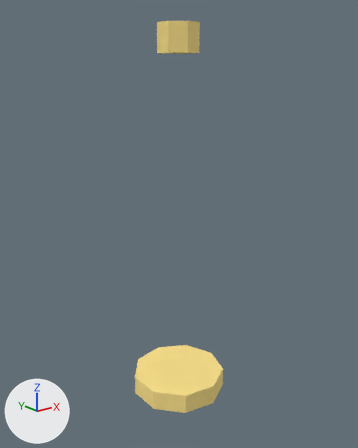
Before and after pictures for a commit that changed the OBJ model models/custom_broom_laco_golden.obj.
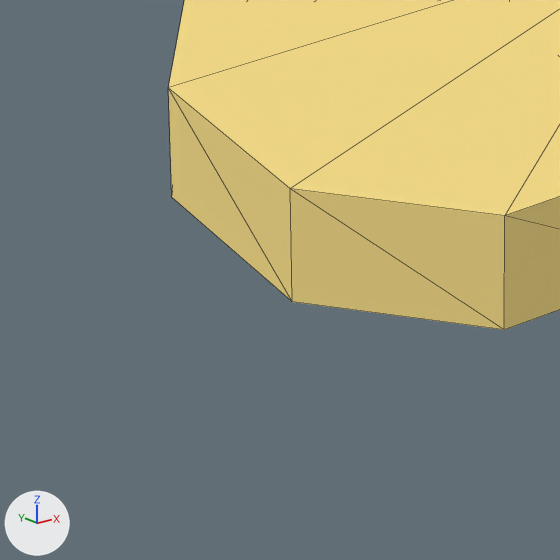
Old and new are each drawn whole from a 50 mm camera at (-1.147, -1.438, 1.748) aimed at (0.015, 0.014, 1.167) and again close up on the part from 31% to 54% of the width and 81% to 100% of the height. Every picture has the same lights, and +X, +Y and +Z are marked at lower left. The last two pictures show the newer version. The close-ups show mesh edges as thin lines. Where no turn or scale is listed for an object, it has been applied to the vertices.

In view in the first close-up: 'custom_broom_laco_golden'.
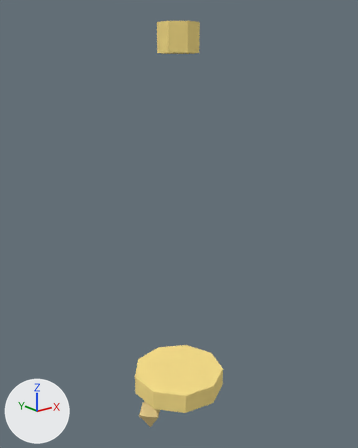
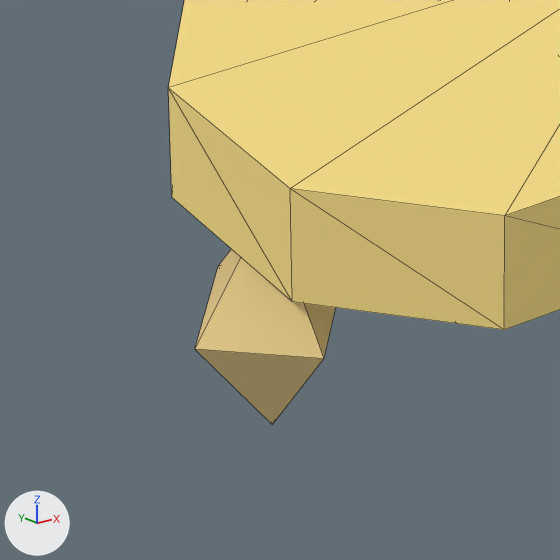
The edits, one by one:
Material 'trim_brass' (mat_trim_brass) is new.
Its base color is (0.87, 0.66, 0.28) (yellow #f0d490).
Its roughness is 1.0.
me_custom_broom_laco_golden is used by ob_custom_broom_laco_golden; location (0.0, 0.0, 0.0).
me_custom_broom_laco_golden had 32 vertices, 56 faces and spanned x -0.179..0.19, y -0.187..0.187, z 0.45..1.9.
me_custom_broom_laco_golden now has 50 vertices, 80 faces and spans x -0.207..0.207, y -0.187..0.187, z 0.305..1.9.
Part 1, on me_custom_broom_laco_golden:
18 vertices are added at x -0.207..0.207, y -0.075..0.075, z 0.305..0.525.
24 new faces join them, mat_trim_brass (yellow #f0d490).
me_custom_broom_laco_golden gains material mat_trim_brass (yellow #f0d490).

Where the change shows, as pixel boxes (x1, y1, x2, y2) in the close-ups (560 x 560 px):
'custom_broom_laco_golden', reshaped
    before: (168, 0, 560, 330)
    after: (168, 0, 560, 424)
part 1 of me_custom_broom_laco_golden, added (yellow)
    after: (195, 249, 335, 424)
